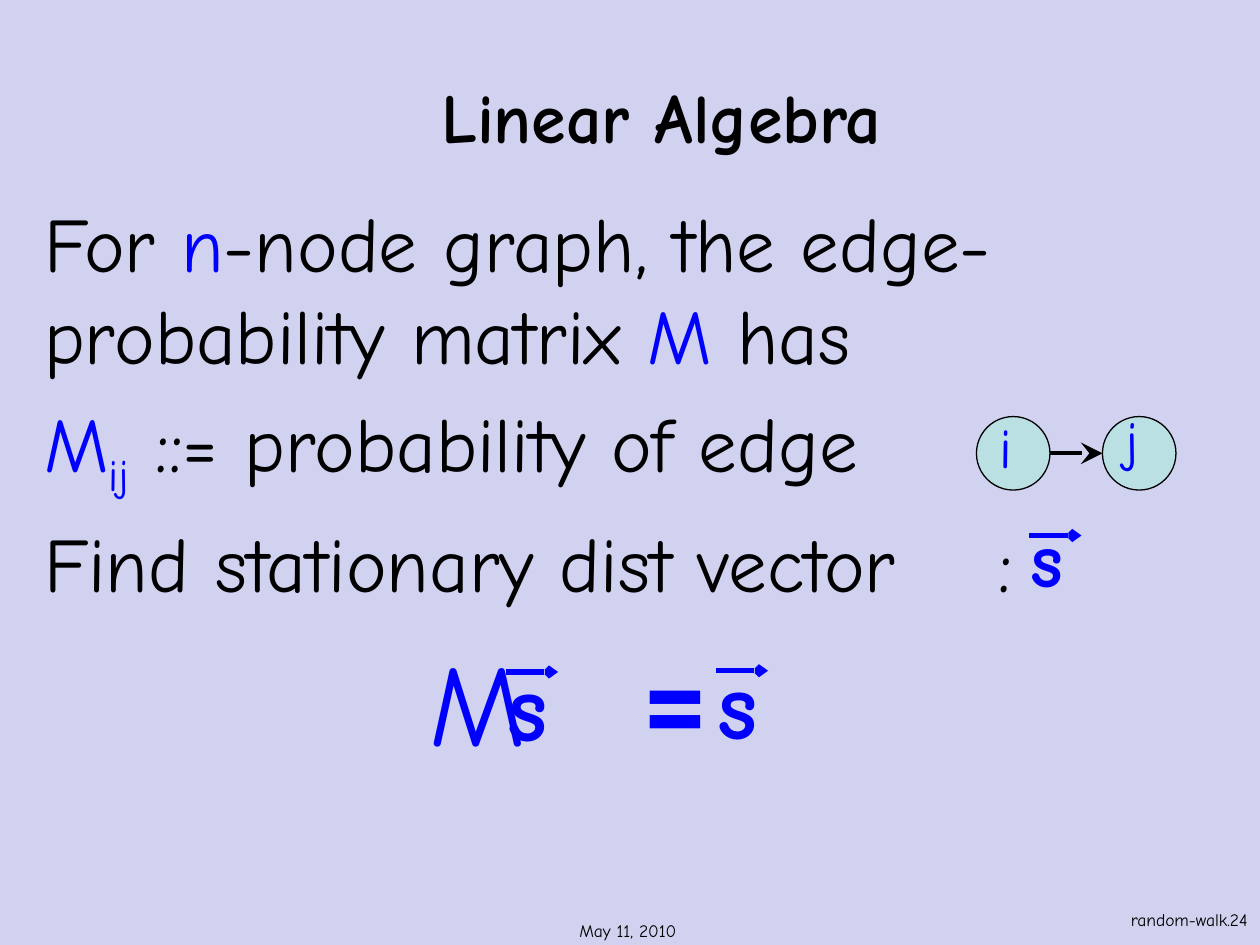
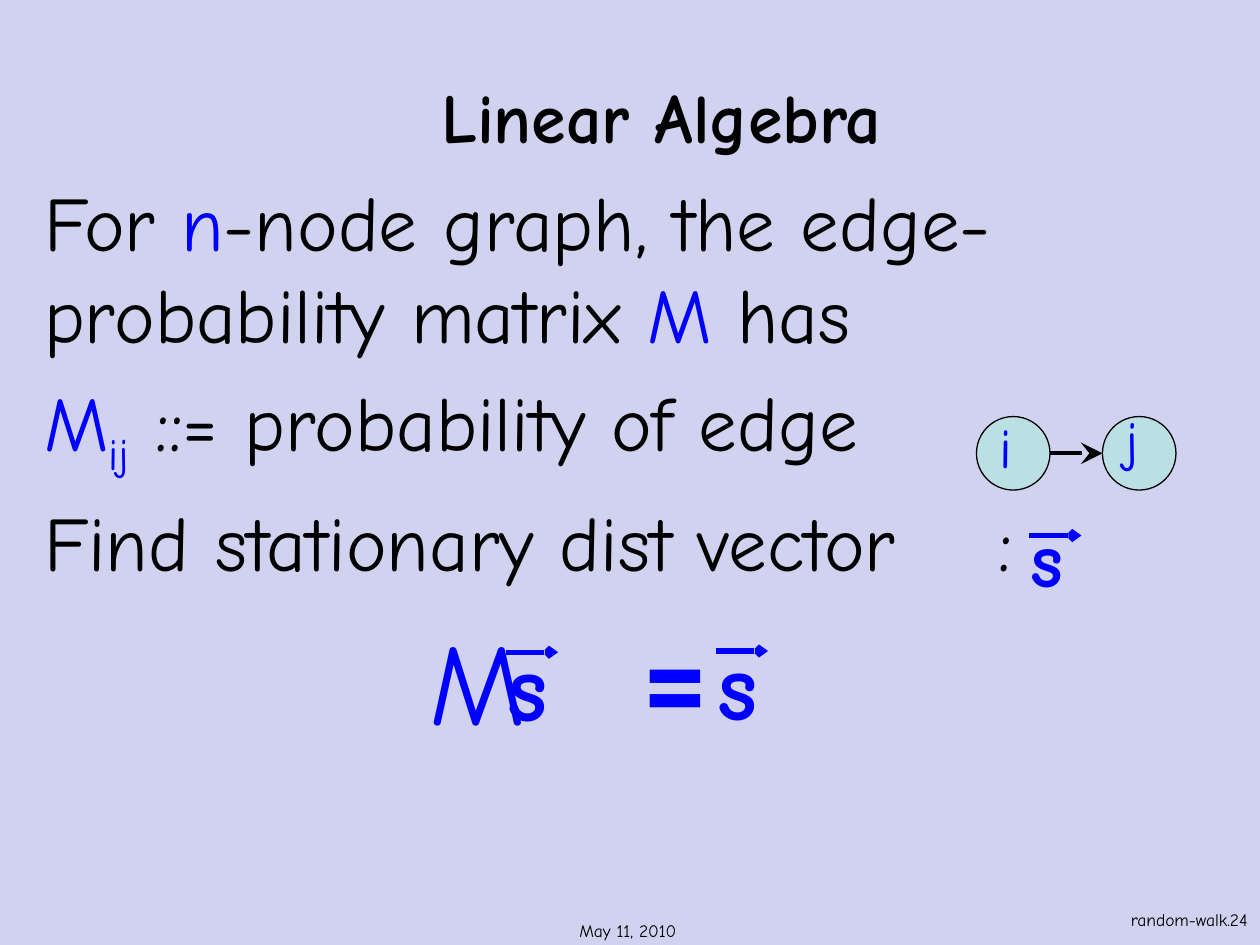
Before and after one commit to armeyer/mcs_web, a slide deck: slide 24 of fall13/slidesF13/random-walks.pptx. Drawn at 1260x945 pixels with LibreOffice and Linux fonts; fonts in the diff are those of the drawing; background and template pictures are left out. Boxes give left, top, right and bottom in pixels: in the first picture for what was removed or moved away, otherwise in the second. Text is boxed around its words. In the diff, an @@ line names an element or a change of style, - is before the commit and + after.

```diff
--- a/fall13/slidesF13/random-walks.pptx
+++ b/fall13/slidesF13/random-walks.pptx
@@ text "For n-node graph, the edge-probability ...": place and size @@
-text "For n-node graph, the edge-probability ..." at <box>44,219,991,747</box>
+text "For n-node graph, the edge-probability ..." at <box>44,198,991,726</box>
@@ 2 texts, 2 arrows: place and size @@
-2 texts, 2 arrows at <box>505,665,769,747</box>
+2 texts, 2 arrows at <box>505,645,769,726</box>
```
Also in this commit, not shown: 5 other slides changed.
